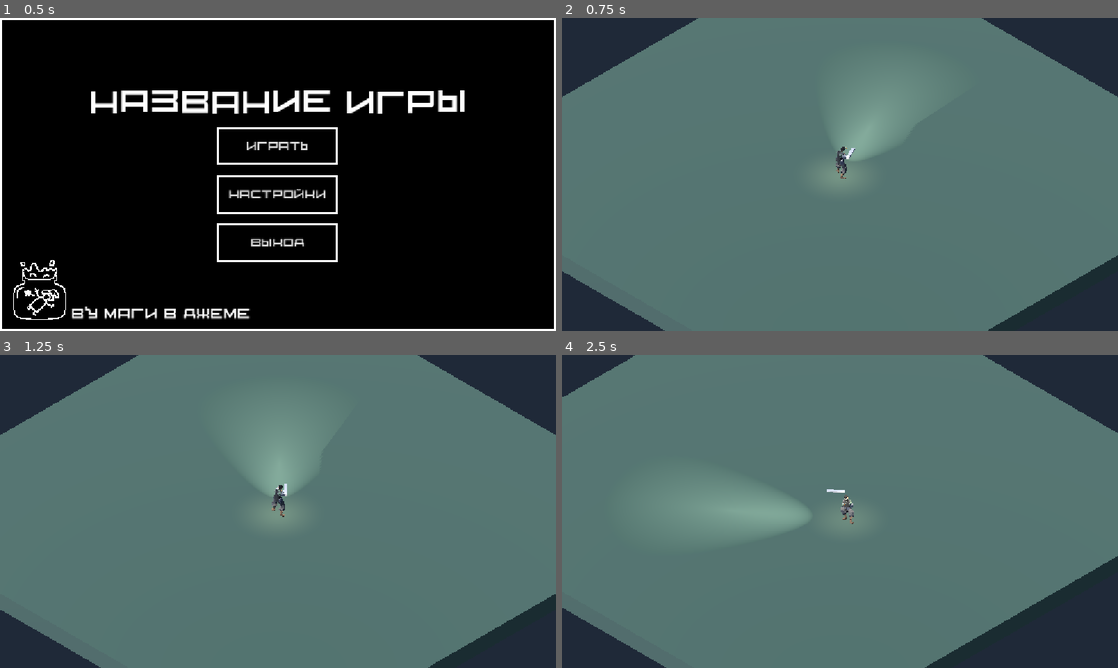
Above: before the commit, frames 1-4 (two rows, left to right).
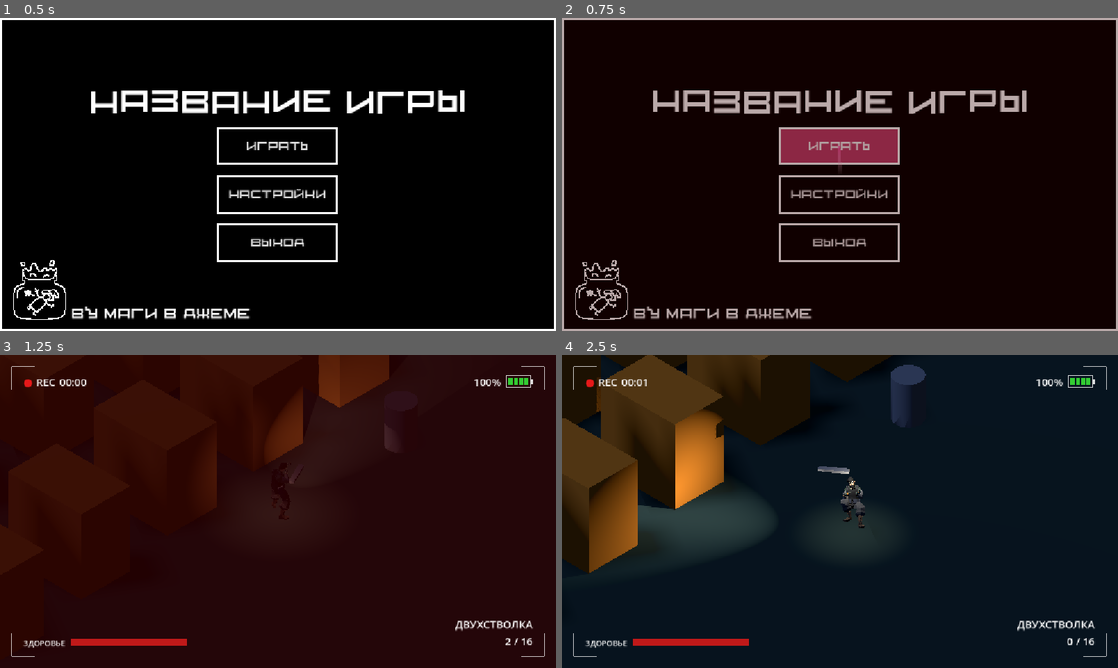
Above: after the commit, the same moments.

Repository: AnckerStudios/the-camera-game
Game: Godot game, scene res://ui/menu/menu.tscn
Two runs of this game, one before a commit and one after it. Both use one fixed random seed, a clock stepped at 60 frames per second and the inputs below. Before the commit the project has no main scene; this scene is started directly in both runs.
Inputs (mouse positions are in pixels of both pictures, inside the frame that each line leads up to):
- Up to frame 1 (0.5 s): no input
- Up to frame 2 (0.75 s): click "Играть" at 0.5 s
- Up to frame 3 (1.25 s): no input
- Up to frame 4 (2.5 s): move the mouse to (962, 495) at 1.27 s; hold D (move_right) 1.28-2.03 s; hold Right mouse button (alt_fire) 1.28-2.03 s; tap Space (jump) at 1.52, 2.27 s; move the mouse to (728, 527) at 2.02 s; hold S (move_backward) from 2.03 s (still down); tap Shift (dash) at 2.1 s

Frame 1 is identical in both runs. In frame 2, 100% of the frame differs, in the area x 0-100%, y 0-100%; in frame 3, 100%; in frame 4, 100%.

Commit message:
add transition

Diff:
--- a/project.godot
+++ b/project.godot
@@ -11,6 +11,7 @@
 [application]
 
 config/name="TheCameraGame"
+run/main_scene="uid://dkfij74x60580"
 config/features=PackedStringArray("4.7", "Forward Plus")
 config/icon="res://resources/texture/icon.svg"
 
@@ -21,6 +22,7 @@
 [autoload]
 
 PlayerState="*res://gamelogic/player/player_state.gd"
+TransitionTort="*uid://efpb6pdti1f2"
 
 [display]
 
--- /dev/null
+++ b/transition/transitionTort.gd
@@ -0,0 +1,14 @@
+extends CanvasLayer
+
+
+func change_scene(target: String):
+	#$AudioStreamPlayer.play()
+	$AnimationPlayer.play("dissolve")
+	await  $AnimationPlayer.animation_finished
+	get_tree().change_scene_to_file(target)
+	$AnimationPlayer.play_backwards("dissolve")
+
+func start_scene():
+	$AnimationPlayer.play('start_animation')
+	await $AnimationPlayer.animation_finished
+	$AnimationPlayer.play_backwards('dissolve')
--- /dev/null
+++ b/transition/transitionTort.tscn
@@ -0,0 +1,59 @@
+[gd_scene format=3 uid="uid://efpb6pdti1f2"]
+
+[ext_resource type="Script" uid="uid://c7dk0m2kmy43y" path="res://transition/transitionTort.gd" id="1_rtb6f"]
+
+[sub_resource type="Animation" id="Animation_x13xl"]
+resource_name = "RESET"
+length = 0.00999999999999999
+tracks/0/type = "value"
+tracks/0/imported = false
+tracks/0/enabled = true
+tracks/0/path = NodePath("dissolbe_rect:modulate")
+tracks/0/interp = 1
+tracks/0/loop_wrap = true
+tracks/0/keys = {
+"times": PackedFloat32Array(0),
+"transitions": PackedFloat32Array(1),
+"update": 0,
+"values": [Color(1, 1, 1, 0)]
+}
+
+[sub_resource type="Animation" id="Animation_q5fnr"]
+resource_name = "dissolve"
+length = 0.5
+tracks/0/type = "value"
+tracks/0/imported = false
+tracks/0/enabled = true
+tracks/0/path = NodePath("dissolbe_rect:modulate")
+tracks/0/interp = 1
+tracks/0/loop_wrap = true
+tracks/0/keys = {
+"times": PackedFloat32Array(0, 0.5),
+"transitions": PackedFloat32Array(1, 1),
+"update": 0,
+"values": [Color(1, 1, 1, 0), Color(1, 1, 1, 1)]
+}
+
+[sub_resource type="AnimationLibrary" id="AnimationLibrary_7llrt"]
+_data = {
+&"RESET": SubResource("Animation_x13xl"),
+&"dissolve": SubResource("Animation_q5fnr")
+}
+
+[node name="TransitionTort" type="CanvasLayer" unique_id=856031173]
+script = ExtResource("1_rtb6f")
+
+[node name="dissolbe_rect" type="ColorRect" parent="." unique_id=1415580591]
+process_mode = 3
+modulate = Color(1, 1, 1, 0)
+anchors_preset = 15
+anchor_right = 1.0
+anchor_bottom = 1.0
+grow_horizontal = 2
+grow_vertical = 2
+mouse_filter = 2
+color = Color(0.19215687, 0, 0, 1)
+
+[node name="AnimationPlayer" type="AnimationPlayer" parent="." unique_id=1144962555]
+process_mode = 3
+libraries/ = SubResource("AnimationLibrary_7llrt")
--- a/ui/hud/hud.tscn
+++ b/ui/hud/hud.tscn
@@ -160,7 +160,7 @@
 text = "МОНТИРОВКА"
 horizontal_alignment = 2
 
-[node name="AmmoLabel" type="Label" parent="Margin/Layout/BottomRow/Info"]
+[node name="AmmoLabel" type="Label" parent="Margin/Layout/BottomRow/Info" unique_id=1575901502]
 unique_name_in_owner = true
 layout_mode = 2
 theme_override_fonts/font = SubResource("FontVariation_tabular")
--- a/ui/menu/menu.gd
+++ b/ui/menu/menu.gd
@@ -2,7 +2,7 @@
 var scene_setting = preload("res://ui/options/options.tscn")
 
 func _on_play_button_pressed() -> void:
-	get_tree().change_scene_to_file("res://mainscene.tscn")
+	TransitionTort.change_scene("res://scene/artem/misha_v2_doma.tscn")
 
 func _on_options_button_pressed() -> void:
 	var scene =  scene_setting.instantiate()
Not shown: 1 places in scene/artem/misha_v2_doma.tscn that only renumber resources
Not shown, added: transition/transitionTort.gd.uid
